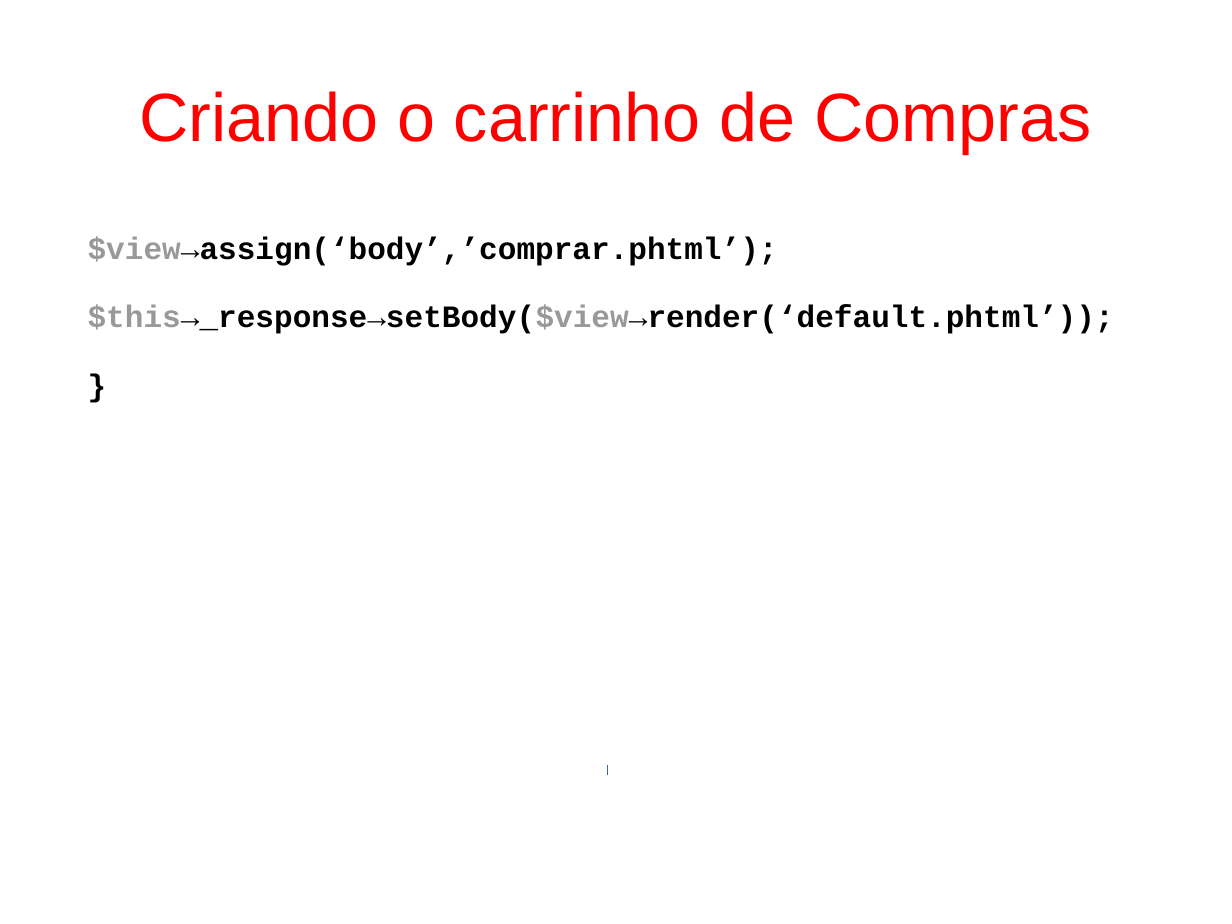
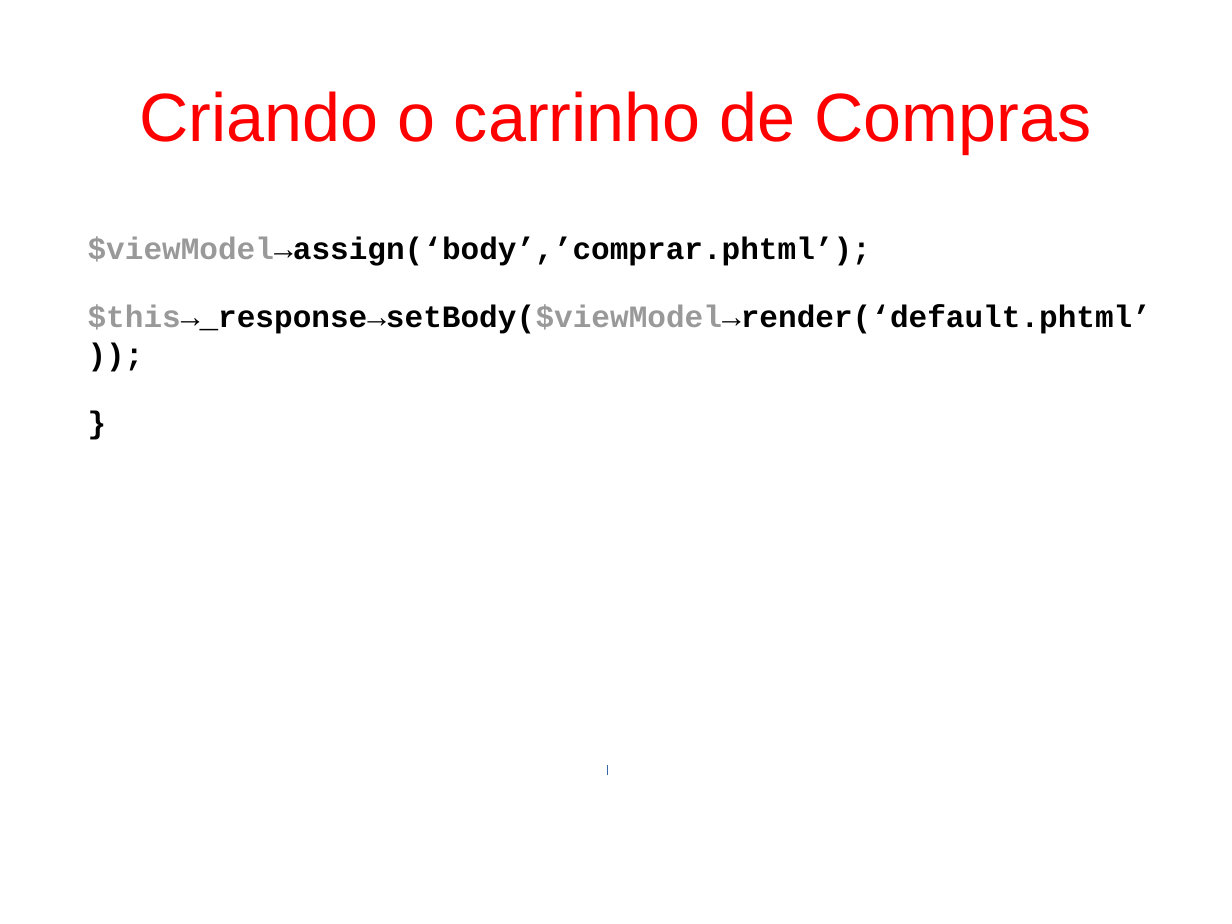
Before and after one commit to fgsl/lojasacme, a slide deck: slide 81 of docs/tutorial.odp. Drawn at 1232x924 pixels with LibreOffice and Linux fonts; fonts in the diff are those of the drawing. Boxes give left, top, right and bottom in pixels: in the first picture for what was removed or moved away, otherwise in the second. Text is boxed around its words. In the diff, an @@ line names an element or a change of style, - is before the commit and + after.

```diff
--- a/docs/tutorial.odp
+++ b/docs/tutorial.odp
@@ text at <box>88,237,1151,334</box>: text changed @@
-$view→assign(‘body’,’comprar.phtml’);
-$this→_response→setBody($view→render(‘default.phtml’));
+$viewModel→assign(‘body’,’comprar.phtml’);
+$this→_response→setBody($viewModel→render(‘default.phtml’));
```
Also in this commit, not shown: 34 other slides changed, 1 other file.
